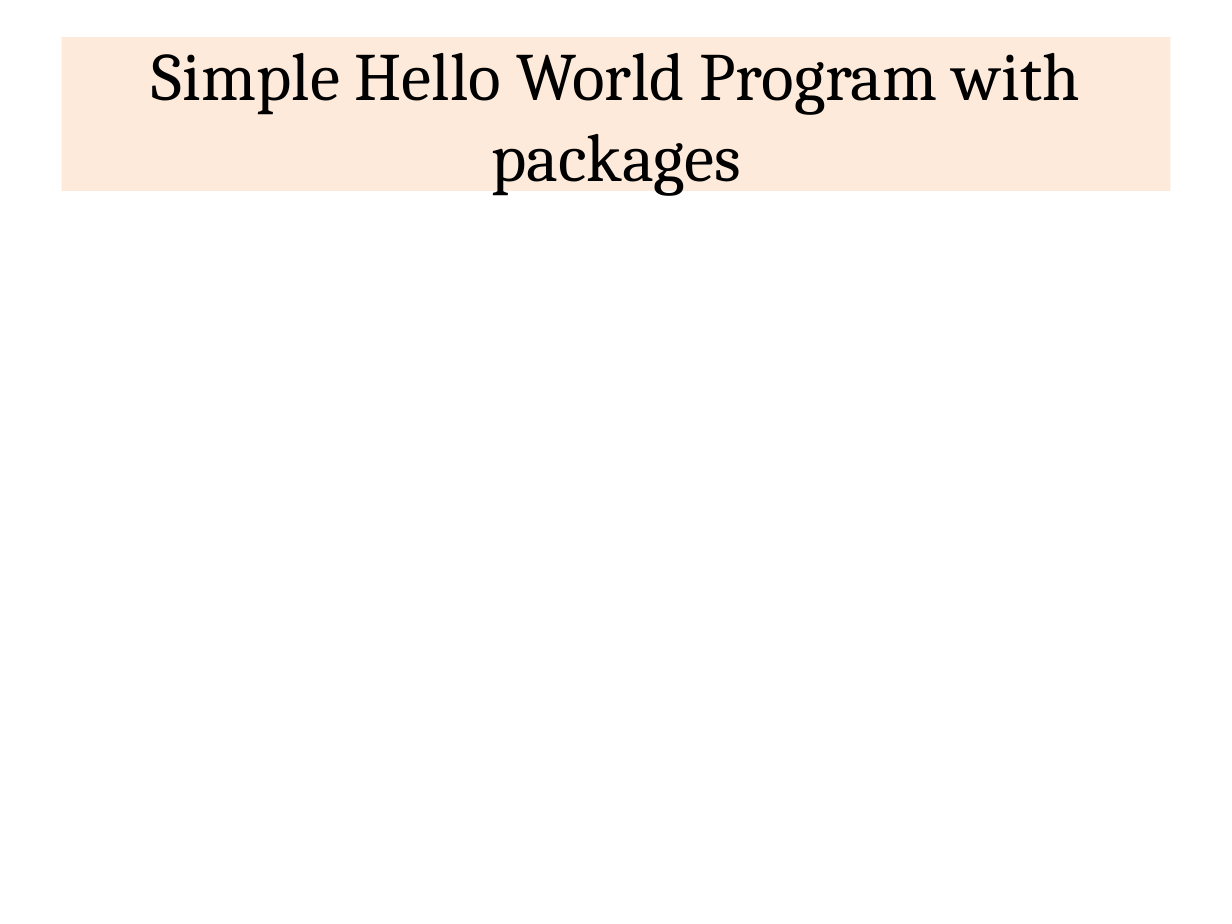
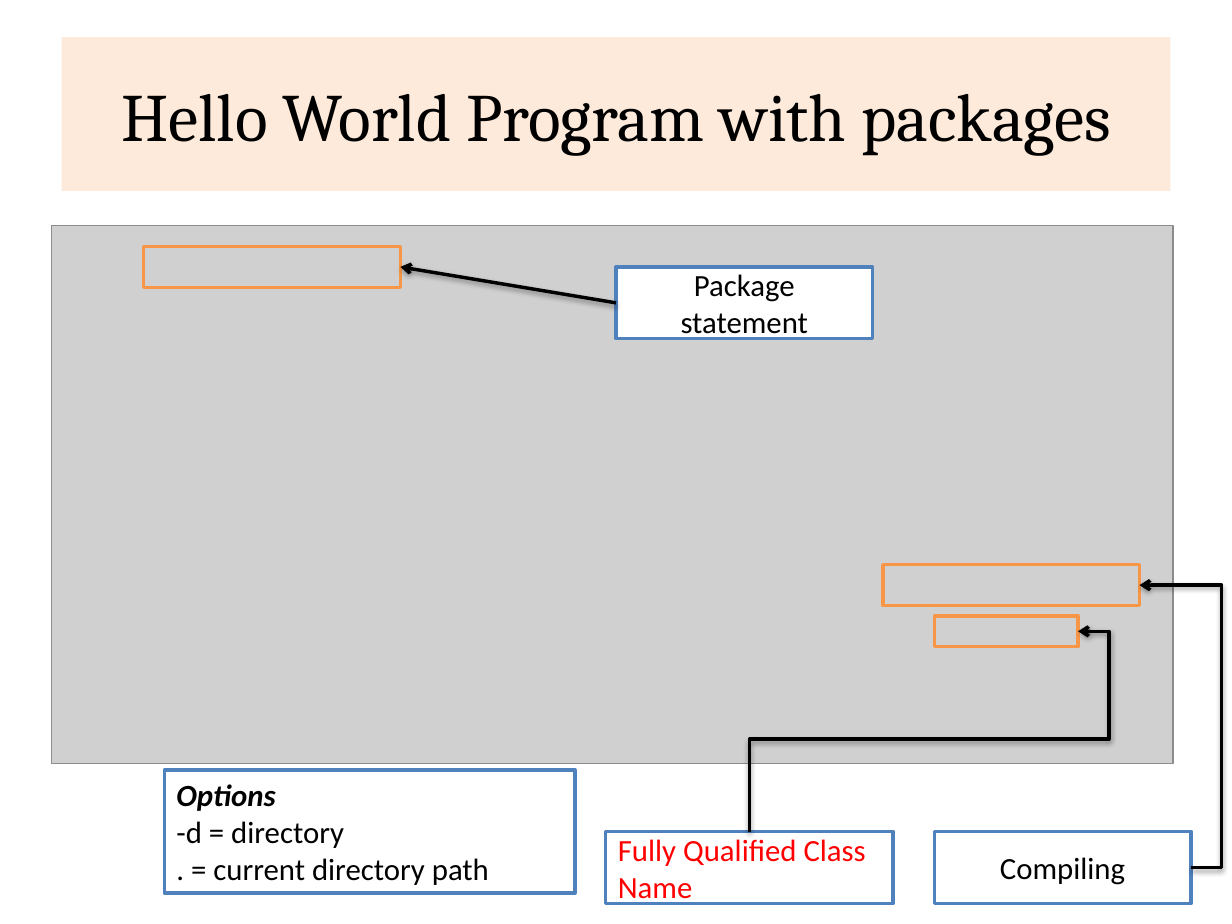
Before and after one commit to rajasekaran36/CS8392-OOPS, a slide deck: slide 9 of Slides/Unit 1/CS8392_U1_Packages.pptx. Drawn at 1232x924 pixels with LibreOffice and Linux fonts; fonts in the diff are those of the drawing; grey boxes stand for pictures. Boxes give left, top, right and bottom in pixels: in the first picture for what was removed or moved away, otherwise in the second. Text is boxed around its words. In the diff, an @@ line names an element or a change of style, - is before the commit and + after.

Commit message:
Change of Directory

```diff
--- a/Slides/Unit 1/CS8392_U1_Packages.pptx
+++ b/Slides/Unit 1/CS8392_U1_Packages.pptx
@@ title at (x1=121, y1=94, x2=1110, y2=156): text changed @@
-Simple Hello World Program with packages
+Hello World Program with packages
@@ group added at (x1=52, y1=225, x2=1222, y2=903): 5 rectangles, 1 picture, 1 arrow, 1 elbow arrow @@
+Package statement
+Compiling
+Options
+-d = directory
+. = current directory path
@@ rectangle added at (x1=934, y1=616, x2=1078, y2=647), outline #F79646 2 pt @@
@@ elbow arrow added from (749, 832) to (1078, 631), #000000 2 pt @@
@@ rectangle added at (x1=606, y1=832, x2=893, y2=903), fill #FFFFFF, outline #4F81BD 2 pt, 18 pt, text #FF0000 @@
+Fully Qualified Class Name
```
Also in this commit, not shown: 1 other slide changed, 5 slides added, 53 other files.
